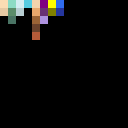
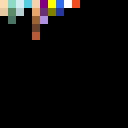
Two versions of the same layered image (128 × 128). Layer-by-layer changes:
painted on "Layer 1" over left=64, top=0, right=80, bottom=8
